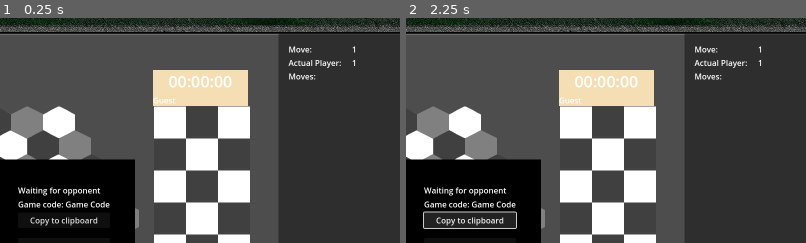
Above: before the commit, frames 1-2 (left to right).
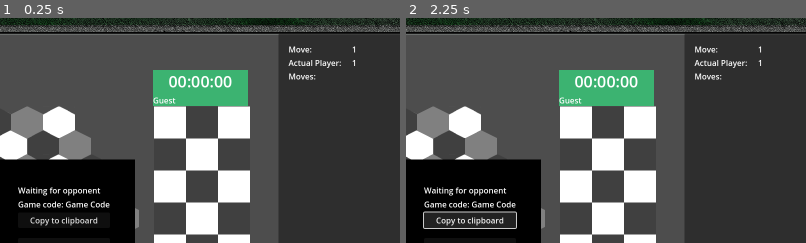
Above: after the commit, the same moments.

Repository: Bazsi1224/KesetClient
Game: Godot game, scene res://Match/match.tscn
Same seed, same stepped clock (60 frames per second), same inputs: the game is played once before the commit and once after it. This scene is started directly instead of the project's main scene.
Inputs:
- Up to frame 1 (0.25 s): no input
- Up to frame 2 (2.25 s): click "Offer Draw" at 0.5 s; click "Resign" at 1.25 s; click "Copy to clipboard" at 2 s
The pictures show only the part of the screen within x 42-92%, y 5-55%; the shares and areas given below are measured in that part.

The runs differ from the first frame. In frame 1, 3.6% of the frame differs, in the area x 38-62%, y 23-40%; in frame 2, 3.6%.

Commit message:
user login done

Diff:
--- a/Match/NetworkClient.gd
+++ b/Match/NetworkClient.gd
@@ -6,9 +6,10 @@
 var online : bool
 var raw_game_state : String
 var phase : GamePhaseEnum = GamePhaseEnum.WAITING
+var login_phase = LoginPhaseEnum.INIT
 
-enum GamePhaseEnum { WAITING, PLAYING, ENDING }
-
+enum GamePhaseEnum { WAITING ,PLAYING, ENDING }
+enum LoginPhaseEnum { INIT, LOGGING_IN, LOGGED_IN }
 
 # Called when the node enters the scene tree for the first time.
 func _ready():
@@ -32,6 +33,7 @@
 				close_connection()
 		WebSocketPeer.STATE_OPEN :
 			messaging()
+			handle_login()
 		WebSocketPeer.STATE_CLOSING:
 			close_connection()
 
@@ -45,6 +47,12 @@
 		read_message( part )
 
 
+func handle_login():
+	if login_phase == LoginPhaseEnum.INIT && GameVariables.session_id != "":
+		login_phase = LoginPhaseEnum.LOGGING_IN
+		log_in_to_session()
+
+
 func read_message( message ):
 	if message == "" : return
 	var message_object = JSON.parse_string( message )
@@ -53,8 +61,9 @@
 	match( message_object["messageType"] ):
 		"GameMeta":
 			%GameCode.text = message_object["data"]["gameId"]
-			player_color   = message_object["data"]["player"]["color"]
-			user_key       = message_object["data"]["player"]["userKey"]
+			player_color   = message_object["data"]["senderplayer"]["color"]
+			user_key       = message_object["data"]["senderplayer"]["userKey"]
+			phase          = GamePhaseEnum.PLAYING
 		"GameState":
 			%PrivateGameWaitingPanel.visible = false
 			var recieved_game_state = JSON.stringify( message_object["data"] )
@@ -65,6 +74,8 @@
 			%RedTimeLabel.text = Time.get_time_string_from_unix_time ( message_object["data"]["timeControl"]["red"] / 1000 )
 			%BlueTimeLabel.text = Time.get_time_string_from_unix_time ( message_object["data"]["timeControl"]["blue"] / 1000 )
 			$Timeout.stop()
+		"PlayerProfiles":
+			parse_player_profiles( message_object["data"] )
 		"MoveList":
 			parse_move_list( message_object["data"] )
 
@@ -87,7 +98,7 @@
 func parse_game_state( state : Dictionary ):
 	%PieceSound.play()
 	for piece in %Pieces.get_children():
-		piece.queue_free()
+		piece.marked_for_deletion = true
 	%RedBox.refresh_content(state["redBox"])
 	%BlueBox.refresh_content(state["blueBox"])
 	%Board.refresh_content(state["board"])
@@ -101,6 +112,12 @@
 		else:
 			%ResultLabel.text = "You lost"
 		phase = GamePhaseEnum.ENDING
+
+	for piece in %Pieces.get_children():
+		if piece.marked_for_deletion:
+			piece.queue_free()
+
+
 
 func piece_selected( container, tile ):
 	var message = '{ "messageType" : "PieceSelected",
@@ -145,3 +162,19 @@
 				tile.x,
 				tile.y ]
 	socket.send_text(message)
+
+
+func log_in_to_session():
+	var message = '{ "messageType" : "SessionLogin",  "user" : "%s", "data" : {
+		 "sessionKey" : "%s"} }\r' % [
+				user_key,
+				GameVariables.session_id ]
+	socket.send_text(message)
+
+
+func parse_player_profiles( data ):
+	login_phase = LoginPhaseEnum.LOGGED_IN
+	if data.has("blue"):
+		%BluePlayerName.text = "%s (%s)" % [ data["blue"]["username"], data["blue"]["elo"]]
+	if data.has("red"):
+		%RedPlayerName.text = "%s (%s)" % [ data["red"]["username"], data["red"]["elo"]]
--- a/Match/PieceContainer.gd
+++ b/Match/PieceContainer.gd
@@ -14,13 +14,20 @@
 
 
 func refresh_content( content ):
+	for piece_data in content:
+		refresh_piece( piece_data )
+
+
+func refresh_piece( piece_data ):
+	var coordinates = Vector2i( piece_data.pos.x, piece_data.pos.y )
+	for piece in %Pieces.get_children():
+		if piece.container == container_name && piece.tile == coordinates :
+			piece.marked_for_deletion = false
+			return
+
 	var piece_node = get_parent().find_child("Pieces")
-
-	for piece_data in content:
-		var player_color = Color.RED
-		if piece_data.owner == "blue" : player_color = Color.BLUE
-
-		var piece = Piece.get_piece( piece_data.type, player_color )
-		var coordinates = Vector2i( piece_data.pos.x, piece_data.pos.y )
-		piece.global_position = global_position + map_to_local( coordinates )
-		piece_node.add_child( piece )
+	var player_color = Color.RED
+	if piece_data.owner == "blue" : player_color = Color.BLUE
+	var piece = Piece.get_piece( piece_data.type, player_color )
+	piece.global_position = global_position + map_to_local( coordinates )
+	piece_node.add_child( piece )
--- a/Match/match.gd
+++ b/Match/match.gd
@@ -47,7 +47,7 @@
 func display_actual_player( actualPlayer ):
 	if actualPlayer == "red":
 		var style_box = StyleBoxFlat.new()
-		style_box.bg_color = Color.WHEAT
+		style_box.bg_color = Color.MEDIUM_SEA_GREEN
 		%RedPlayerPanel.add_theme_stylebox_override( "panel", style_box)
 		style_box = StyleBoxFlat.new()
 		style_box.bg_color = Color.TRANSPARENT
@@ -57,7 +57,7 @@
 		style_box.bg_color = Color.TRANSPARENT
 		%RedPlayerPanel.add_theme_stylebox_override( "panel", style_box)
 		style_box = StyleBoxFlat.new()
-		style_box.bg_color = Color.WHEAT
+		style_box.bg_color = Color.MEDIUM_SEA_GREEN
 		%BluePlayerPanel.add_theme_stylebox_override( "panel",style_box )
 
 
--- a/Match/match.tscn
+++ b/Match/match.tscn
@@ -114,6 +114,7 @@
 horizontal_alignment = 1
 
 [node name="RedPlayerName" type="Label" parent="GameArea/RedBox/RedPlayerPanel/VBoxContainer"]
+unique_name_in_owner = true
 layout_mode = 2
 text = "Guest"
 
@@ -142,6 +143,7 @@
 horizontal_alignment = 1
 
 [node name="BluePlayerName" type="Label" parent="GameArea/BlueBox/BluePlayerPanel/VBoxContainer"]
+unique_name_in_owner = true
 layout_mode = 2
 text = "Guest"
 
--- a/Pieces/PieceBase.gd
+++ b/Pieces/PieceBase.gd
@@ -5,6 +5,7 @@
 
 var markers = []
 var is_selected = false
+var marked_for_deletion : bool
 
 var container
 var tile
--- a/UI/UserPanel.tscn
+++ b/UI/UserPanel.tscn
@@ -26,6 +26,7 @@
 size_flags_horizontal = 3
 focus_next = NodePath("../LoginButton")
 placeholder_text = "Password"
+virtual_keyboard_type = 6
 secret = true
 
 [node name="LoginButton" type="Button" parent="LoginGroup"]
